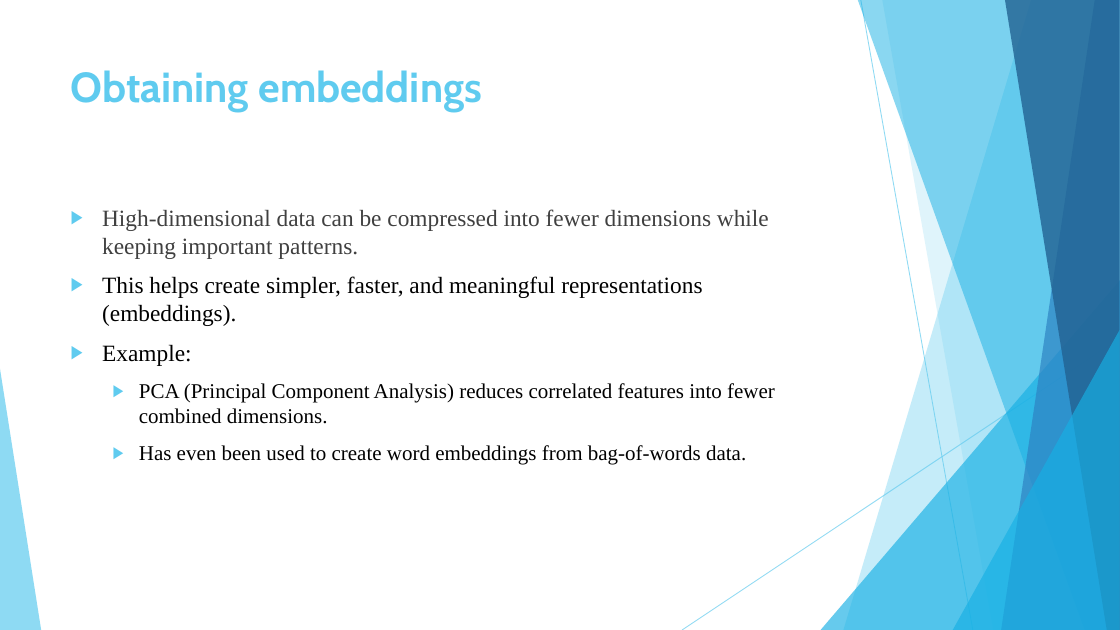
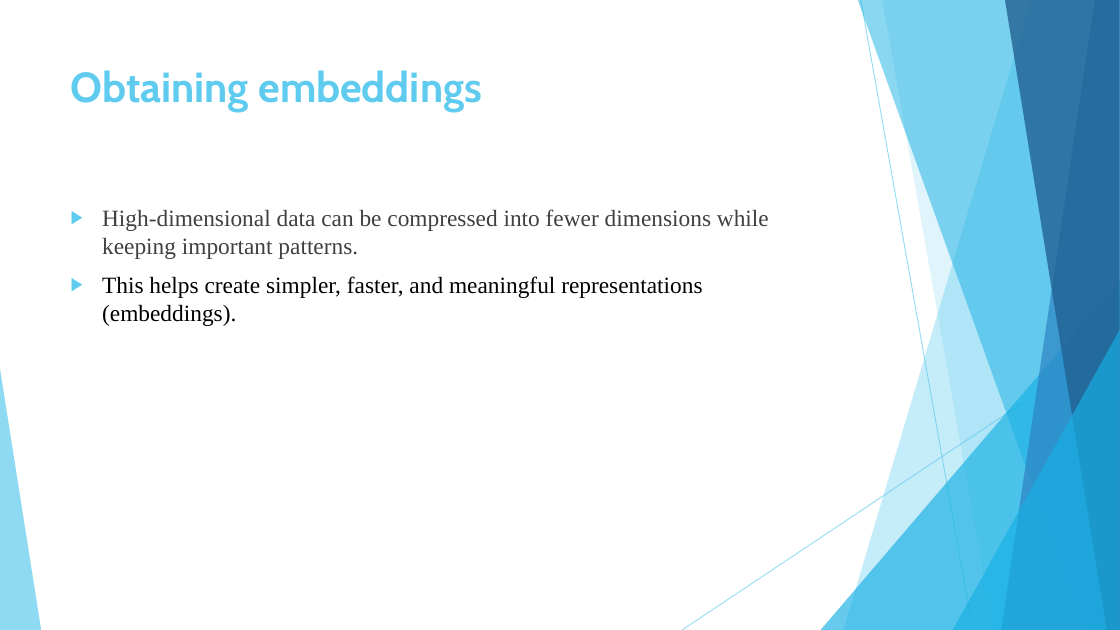
Before and after one commit to khaled-almir/VersifAi, a slide deck: slide 35 of Presentations/4-Advanced ML Model.pptx. Drawn at 1120x630 pixels with LibreOffice and Linux fonts; fonts in the diff are those of the drawing. Boxes give left, top, right and bottom in pixels: in the first picture for what was removed or moved away, otherwise in the second. Text is boxed around its words. In the diff, an @@ line names an element or a change of style, - is before the commit and + after.

```diff
--- a/Presentations/4-Advanced ML Model.pptx
+++ b/Presentations/4-Advanced ML Model.pptx
@@ text at [102,344,775,465]: paragraphs removed @@
-▶ Example:
-  ▶ PCA (Principal Component Analysis) reduces correlated features into fewer combined dimensions.
-  ▶ Has even been used to create word embeddings from bag-of-words data.
```
Also in this commit, not shown: 3 other slides changed, 1 other file.
